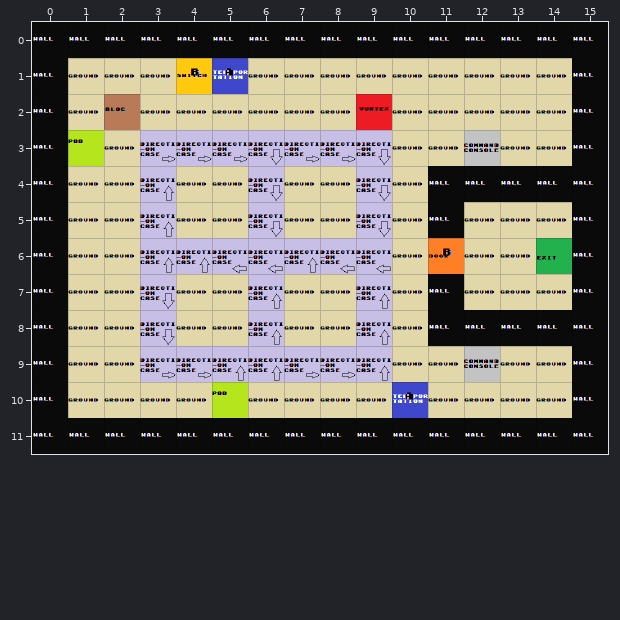
One commit to this Tiled map (JSON): Assets/Levels/level7.json. That is the earlier state.
Cells are 64x64 px. Shown: x 0..15, y 0..11.
The same view after the edit:
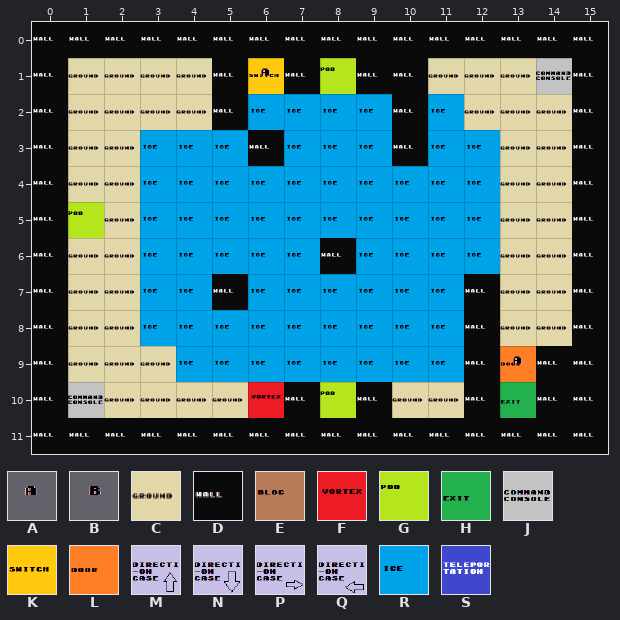
Key: from "links": A 0, B 1; from "typeOfCase": C 0, D 1, E 2, F 3, G 4, H 6, J 7, K 8, L 9, M 10, N 11, P 12, Q 13, R 15, S 16.
_ is an empty cell.
See-through tiles are keyed as they look on the map.
Changes in this commit:
Layer "Tiles":
Tile D gives way to one hidden under a higher layer in row 4 at x 11 to 12; in row 5 at x 11; in rows 7 to 8 at x 11.
Tile C replaces tile D in row 4 at x 13 to 14; in row 8 at x 13 to 14.
Tile D is added in row 1 at x 5; in row 3 at x 6; in row 6 at x 8; in row 9 at x 12.
Tile D replaces tile C in row 1 at x 7 and 9 to 10; in row 2 at x 5 and 10; in row 3 at x 10; in row 7 at x 5 and 12; in row 9 at x 14; in row 10 at x 7, 9, 12 and 14.
Layer "Objects":
Tile F is added in row 10 at x 6.
Tile G is added in row 1 at x 8; in row 5 at x 1; in row 10 at x 8.
Tile H is added in row 10 at x 13.
Tile J is added in row 1 at x 14; in row 10 at x 1.
Tile K is added in row 1 at x 6.
Tile L is added in row 9 at x 13.
Tile R replaces tile F in row 2 at x 9.
Tile R replaces tile J in row 3 at x 12.
Tile R replaces tile L in row 6 at x 11.
Tile R replaces tile M in rows 4 to 5 at x 3; in row 6 at x 3 to 4 and 7; in rows 7 to 8 at x 6 and 9; in row 9 at x 5 to 6 and 9.
Tile R replaces tile N in row 3 at x 9; in rows 4 to 5 at x 6 and 9; in rows 7 to 8 at x 3.
Tile R replaces tile P in row 3 at x 3 to 5 and 7 to 8; in row 9 at x 4 and 7 to 8.
Tile R replaces tile Q in row 6 at x 5 to 6 and 9.
Tile R is added in row 2 at x 6 to 8 and 11; in row 3 at x 11; in rows 4 to 5 at x 4 to 5, 7 to 8 and 10 to 12; in row 6 at x 10 and 12; in row 7 at x 4, 7 to 8 and 10 to 11; in row 8 at x 4 to 5, 7 to 8 and 10 to 11.
Tile R is added in row 9 at x 10 to 11.
The edit erases tile G in row 3 at x 1; in row 10 at x 5.
The edit erases tile H in row 6 at x 14.
The edit erases tile J in row 9 at x 12.
The edit erases tile K in row 1 at x 4.
The edit erases tile N in row 3 at x 6.
The edit erases tile P in row 9 at x 3.
The edit erases tile Q in row 6 at x 8.
The edit erases tile S in row 1 at x 5; in row 10 at x 10.
Layer "Links":
Tile A is added in row 1 at x 6; in row 9 at x 13.
The edit erases tile A in row 1 at x 5; in row 10 at x 10.
The edit erases tile B in row 1 at x 4; in row 6 at x 11.
Layer "blocs":
The edit erases tile E in row 2 at x 2.
